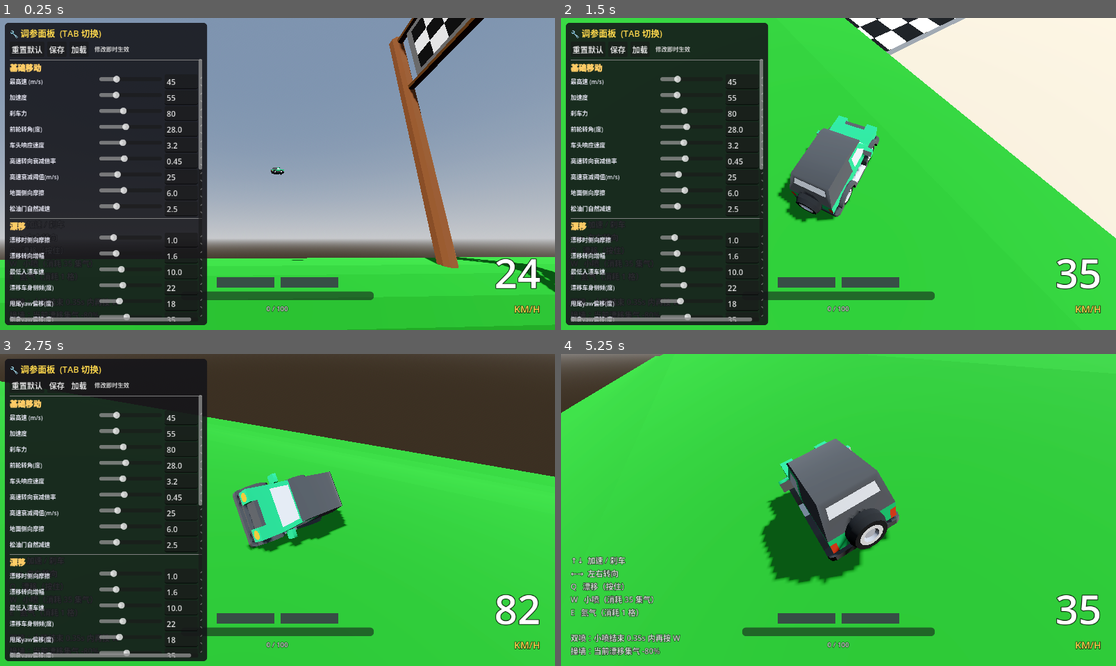
Above: before the commit, frames 1-4 (two rows, left to right).
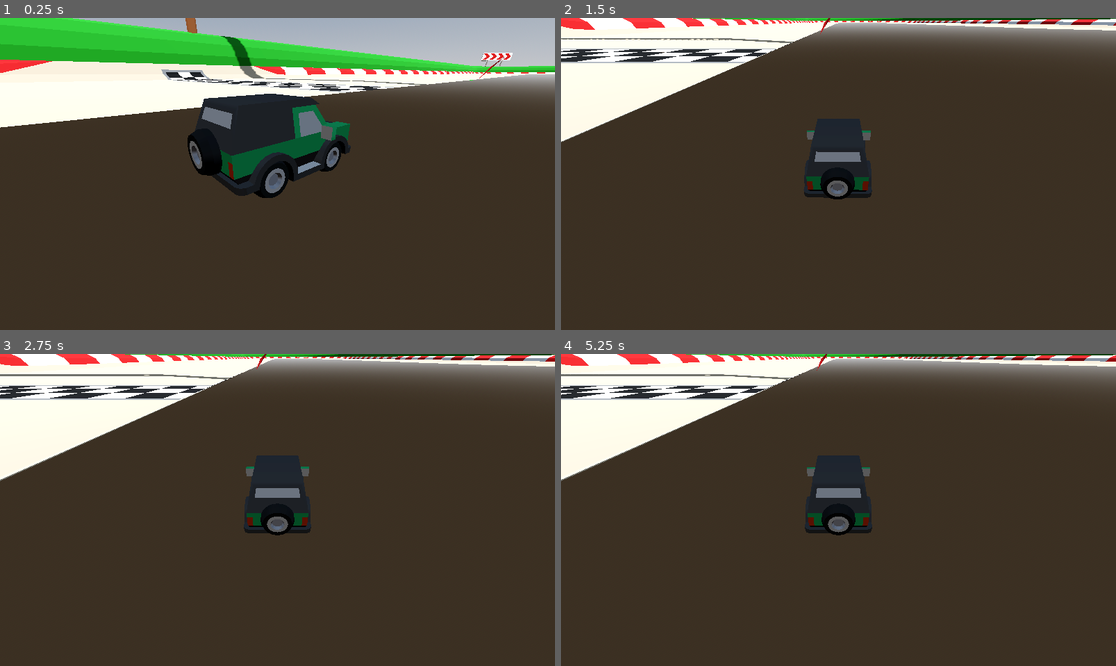
Above: after the commit, the same moments.

Repository: go1drm/speed-racer-3c
Game: Godot game, scene res://track.tscn
Same seed, same stepped clock (60 frames per second), same inputs: the game is played once before the commit and once after it.
Inputs:
- Up to frame 1 (0.25 s): no input
- Up to frame 2 (1.5 s): tap Enter at 0.5 s; hold Right (steer_right) 0.53-1.28 s; tap W (boost) at 0.6 s; hold Down (brake) from 1.28 s (still down); tap Q (drift) at 1.35 s
- Up to frame 3 (2.75 s): release Down (brake) at 2.03 s; hold Right (steer_right) from 2.03 s (still down); tap E (nitro) at 2.1 s
- Up to frame 4 (5.25 s): release Right (steer_right) at 2.78 s; hold Up (accelerate) 2.78-3.53 s; tap one key every 0.75 s from 2.85 s: Tab W (boost) Q (drift) E (nitro); hold Left (steer_left) 3.53-5.03 s; hold Down (brake) from 5.03 s (still down)

The runs differ from the first frame. In frame 1, 90% of the frame differs, in the area x 0-100%, y 0-100%; in frame 2, 98%; in frame 3, 85%; in frame 4, 99%.
Error after the commit: Parse Error: Identifier "head_yaw_deg" not declared in the current scope. (res://car.gd:274)

Commit message:
fix(car): 修复高速下车身侧翻 + 加入车头拧头效果
- body_tilt 公式增加 clampf 钳制, 最大侧倾角默认 12 度
- 新增 body_tilt_max_deg 参数, 可在调参UI调整
- 新增 head_yaw_deg: 非漂移时方向键控制车头轻微左右拧, 更贴近QQ飞车风格
- 2 个新参数都接入了 Tuner 调参 UI

Diff:
--- a/Tuner.gd
+++ b/Tuner.gd
@@ -51,7 +51,9 @@
 	["boost_speed_multiplier",    "喷射最高速倍率",     1.0,  3.0,   0.05],
 
 	["__group", "[b]视觉[/b]"],
-	["body_tilt",                 "过弯车身侧倾",       1.0,  80.0,  1.0],
+	["body_tilt",                 "过弯侧倾敏感度(越大越稳)",  5.0,  120.0, 1.0],
+	["body_tilt_max_deg",         "过弯最大侧倾角(度)",        0.0,  45.0,  0.5],
+	["head_yaw_deg",              "车头左右拧头幅度(度)",      0.0,  20.0,  0.5],
 ]
 
 const SAVE_PATH := "user://tune.cfg"
--- a/car.gd
+++ b/car.gd
@@ -55,7 +55,8 @@
 
 # ---------------- 视觉 ----------------
 @export_group("Visual")
-@export var body_tilt: float = 28.0
+@export var body_tilt: float = 28.0                  ## 过弯侧倾对速度的敏感度(越大越迟钝)
+@export var body_tilt_max_deg: float = 12.0          ## 过弯车身最大侧倾角(度) - 防侧翻
 @export var sphere_offset: Vector3 = Vector3.DOWN
 
 # ---------------- 节点 ----------------
@@ -256,8 +257,9 @@
 	)
 	car_mesh.global_transform = car_mesh.global_transform.orthonormalized()
 
-	# 车身侧倾
-	var lean_base: float = -steer_input * linear_velocity.length() / body_tilt
+	# 车身侧倾（钳制在最大角度内，防止高速侧翻）
+	var max_lean_rad: float = deg_to_rad(body_tilt_max_deg)
+	var lean_base: float = clampf(-steer_input * linear_velocity.length() / body_tilt, -max_lean_rad, max_lean_rad)
 	var lean_drift: float = 0.0
 	if state == State.DRIFT:
 		lean_drift = deg_to_rad(drift_body_tilt) * drift_dir
@@ -268,7 +270,9 @@
 		var target_yaw: float = deg_to_rad(drift_yaw_offset) * drift_dir
 		body_mesh.rotation.y = lerp(body_mesh.rotation.y, target_yaw, 4.5 * delta)
 	else:
-		body_mesh.rotation.y = lerp(body_mesh.rotation.y, 0.0, 5.0 * delta)
+		# 正常行驶：按方向键时车头做轻微左右"拧头"摆动（QQ飞车风格）
+		var target_head_yaw: float = deg_to_rad(head_yaw_deg) * steer_input
+		body_mesh.rotation.y = lerp(body_mesh.rotation.y, target_head_yaw, 6.0 * delta)
 
 	# 沿地面法线对齐
 	if ground_ray.is_colliding():
